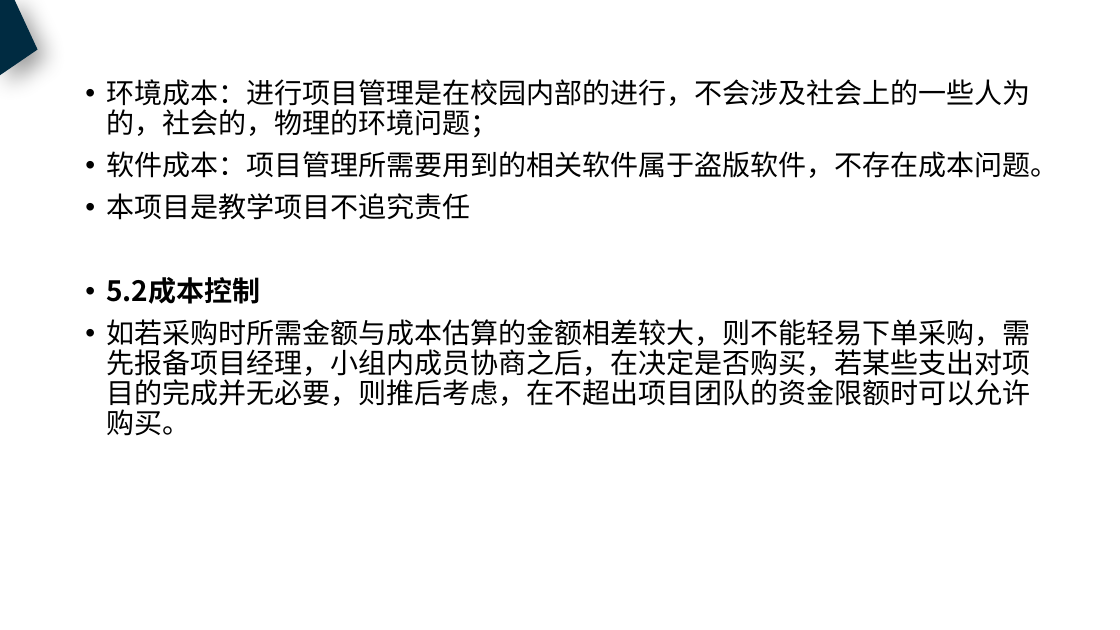
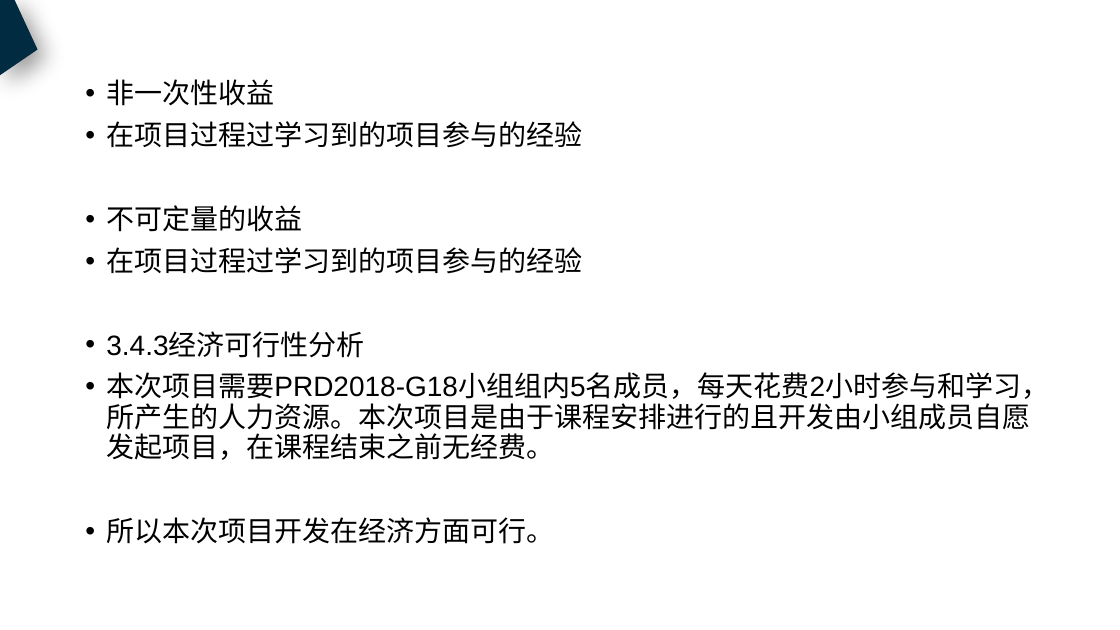
Before and after one commit to PRD2018-G18/PRD2018, a slide deck: slide 20 of 非受控文档/过程文档/需求工程计划.pptx (slide 22 before the commit). Drawn at 1120x630 pixels with LibreOffice and Linux fonts; fonts in the diff are those of the drawing. Boxes give left, top, right and bottom in pixels: in the first picture for what was removed or moved away, otherwise in the second. Text is boxed around its words. In the diff, an @@ line names an element or a change of style, - is before the commit and + after.

```diff
--- a/非受控文档/过程文档/需求工程计划.pptx
+++ b/非受控文档/过程文档/需求工程计划.pptx
@@ text at (106, 79, 1049, 544): text changed; font Noto Sans CJK SC to Arial @@
-• 环境成本：进行项目管理是在校园内部的进行，不会涉及社会上的一些人为的，社会的，物理的环境问题；
-• 软件成本：项目管理所需要用到的相关软件属于盗版软件，不存在成本问题。
-• 本项目是教学项目不追究责任
-• 5.2成本控制
-• 如若采购时所需金额与成本估算的金额相差较大，则不能轻易下单采购，需先报备项目经理，小组内成员协商之后，在决定是否购买，若某些支出对项目的完成并无必要，则推后考虑，在不超出项目团队的资金限额时可以允许购买。
+• 非一次性收益
+• 在项目过程过学习到的项目参与的经验
+• 不可定量的收益
+• 在项目过程过学习到的项目参与的经验
+• 3.4.3经济可行性分析
+• 本次项目需要PRD2018-G18小组组内5名成员，每天花费2小时参与和学习，所产生的人力资源。本次项目是由于课程安排进行的且开发由小组成员自愿发起项目，在课程结束之前无经费。
+• 所以本次项目开发在经济方面可行。
```
Also in this commit, not shown: 47 other slides changed, 18 slides added, 1 slide removed.
